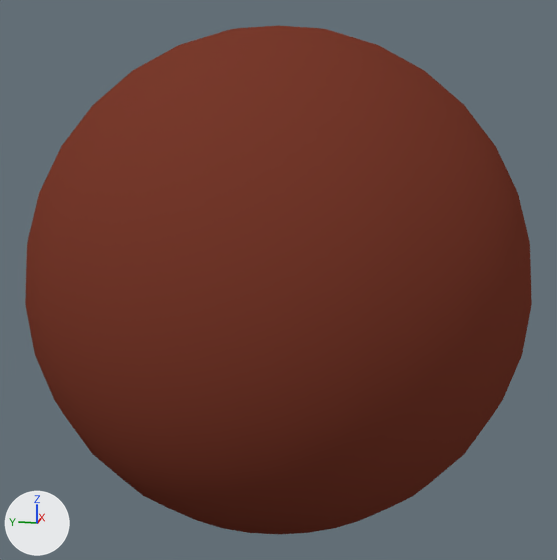
The Blender file assets/skySphere.blend: old version first, new version second.
The view is the same before and after, from a 50 mm camera at (-304.3, -60.9, 75.9) aimed at (0.0, 0.0, -0.1). The axes (+X, +Y, +Z) are drawn at lower left. The lights are the same throughout.
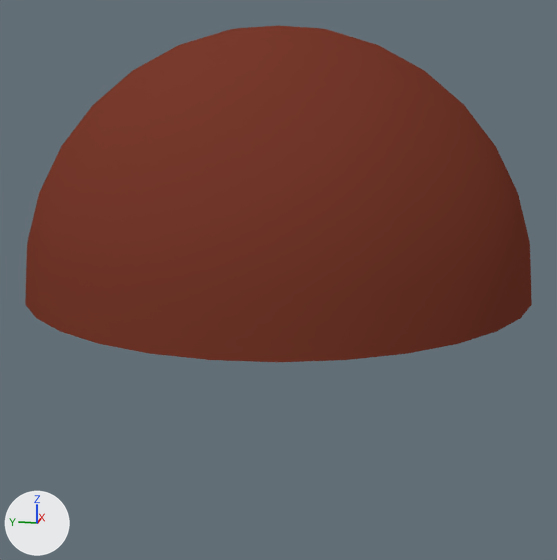
Commit message: reduce sky sphere to half

Where the change shows, as pixel boxes (x1, y1, x2, y2) in the pictures (557 x 560 px):
'Sphere', reshaped (34% shorter)
    before: (25, 26, 532, 534)
    after: (25, 26, 532, 362)
part 1 of me_sphere, deleted (red)
    before: (26, 306, 531, 534)

The change, as a diff of the scene's bpy script:
```diff
--- a/assets/skySphere.blend.py
+++ b/assets/skySphere.blend.py
@@ me_sphere @@
 # used by ob_sphere; location = (0.0, 0.0, 0.0); scale = (10.0, 10.0, 10.0)
-me_sphere.from_pydata(...)  # 482 vertices, 512 faces; spans x -10.0..10.0, y -10.0..10.0, z -10.0..10.0
+me_sphere.from_pydata(...)  # 257 vertices, 256 faces; spans x -10.0..10.0, y -10.0..10.0, z 0.0..10.0
+# me_sphere part 1
+# 225 vertices are removed from x -9.8..9.8, y -9.8..9.8, z -10.0..-2.0
+# 256 faces are deleted
 me_sphere.materials.append(mat_material_001)
```
